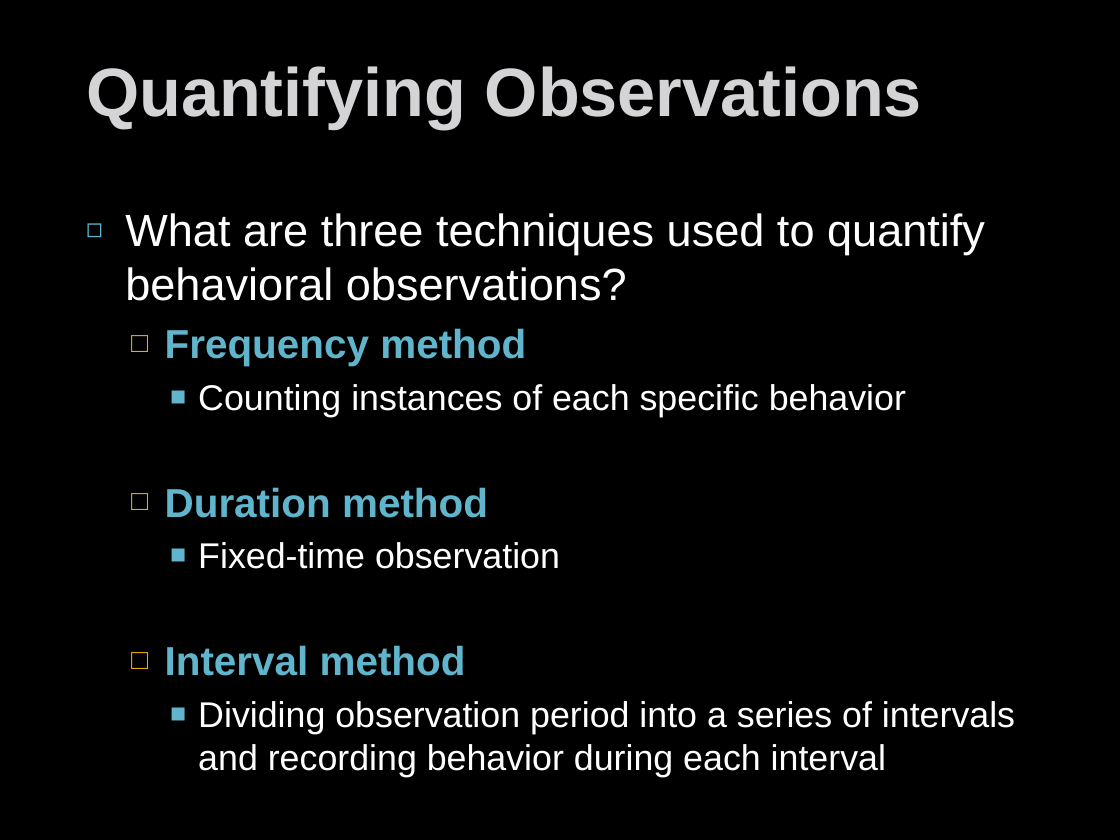
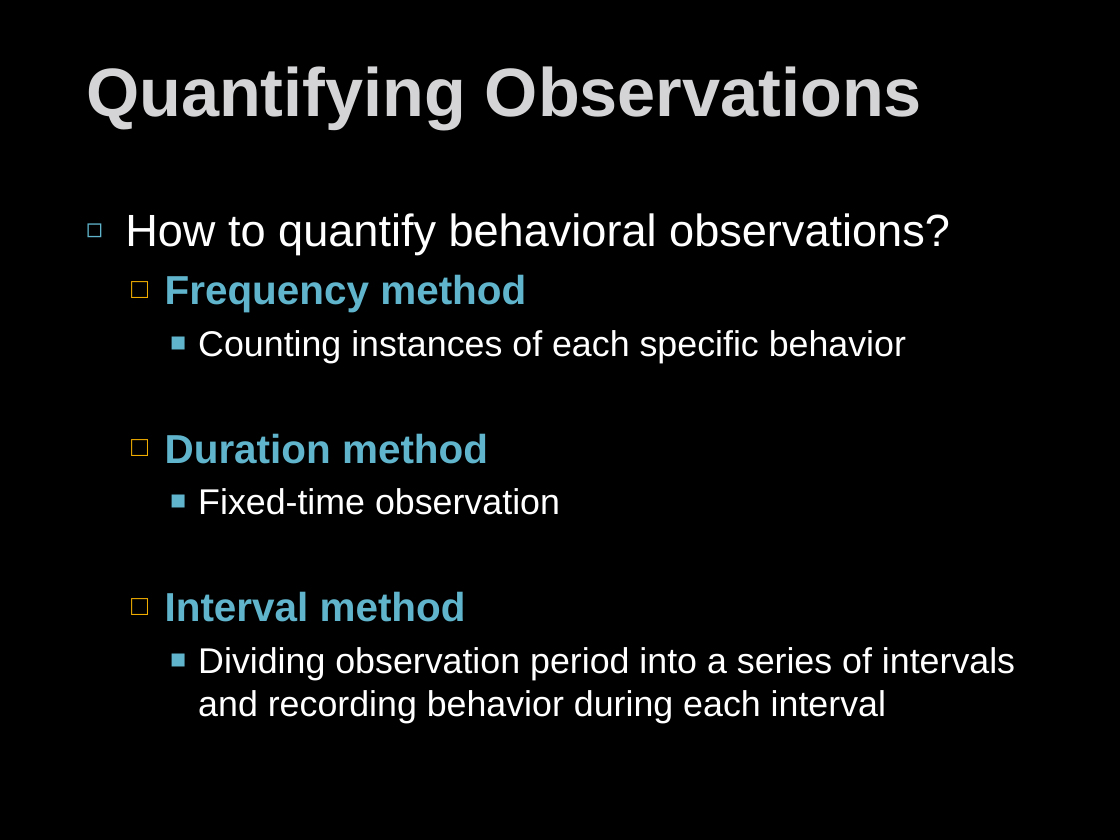
Before and after one commit to npm27/Teaching-Materials, a slide deck: slide 6 of Research Methods/Slides/Chapter 13.pptx. Drawn at 1120x840 pixels with LibreOffice and Linux fonts; fonts in the diff are those of the drawing. Boxes give left, top, right and bottom in pixels: in the first picture for what was removed or moved away, otherwise in the second. Text is boxed around its words. In the diff, an @@ line names an element or a change of style, - is before the commit and + after.

```diff
--- a/Research Methods/Slides/Chapter 13.pptx
+++ b/Research Methods/Slides/Chapter 13.pptx
@@ text at (125, 213, 950, 255): text changed @@
-◻ What are three techniques used to quantify behavioral observations?
+◻ How to quantify behavioral observations?
```
Also in this commit, not shown: 1 other slide changed, 8 slides added, 28 slides removed, 3 other files.
